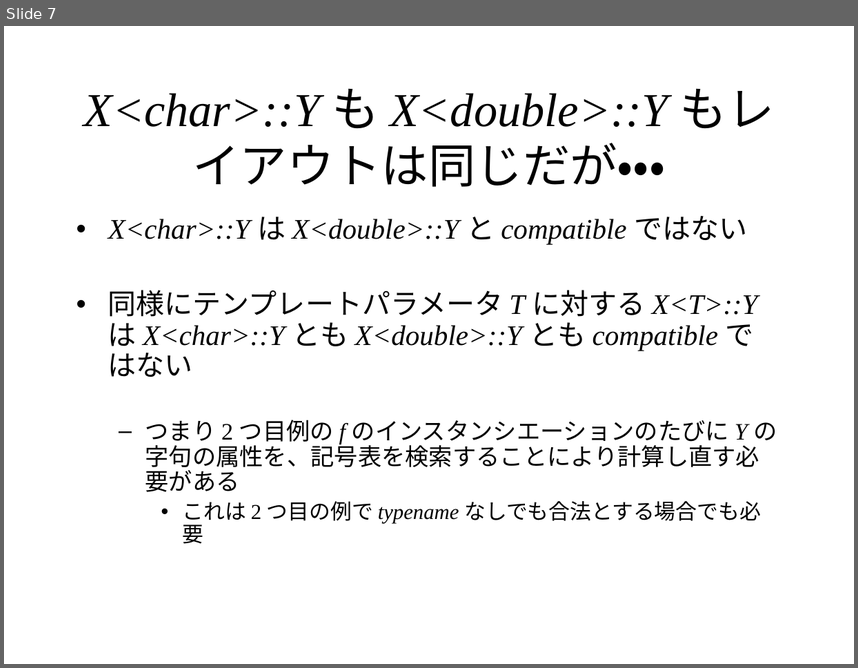
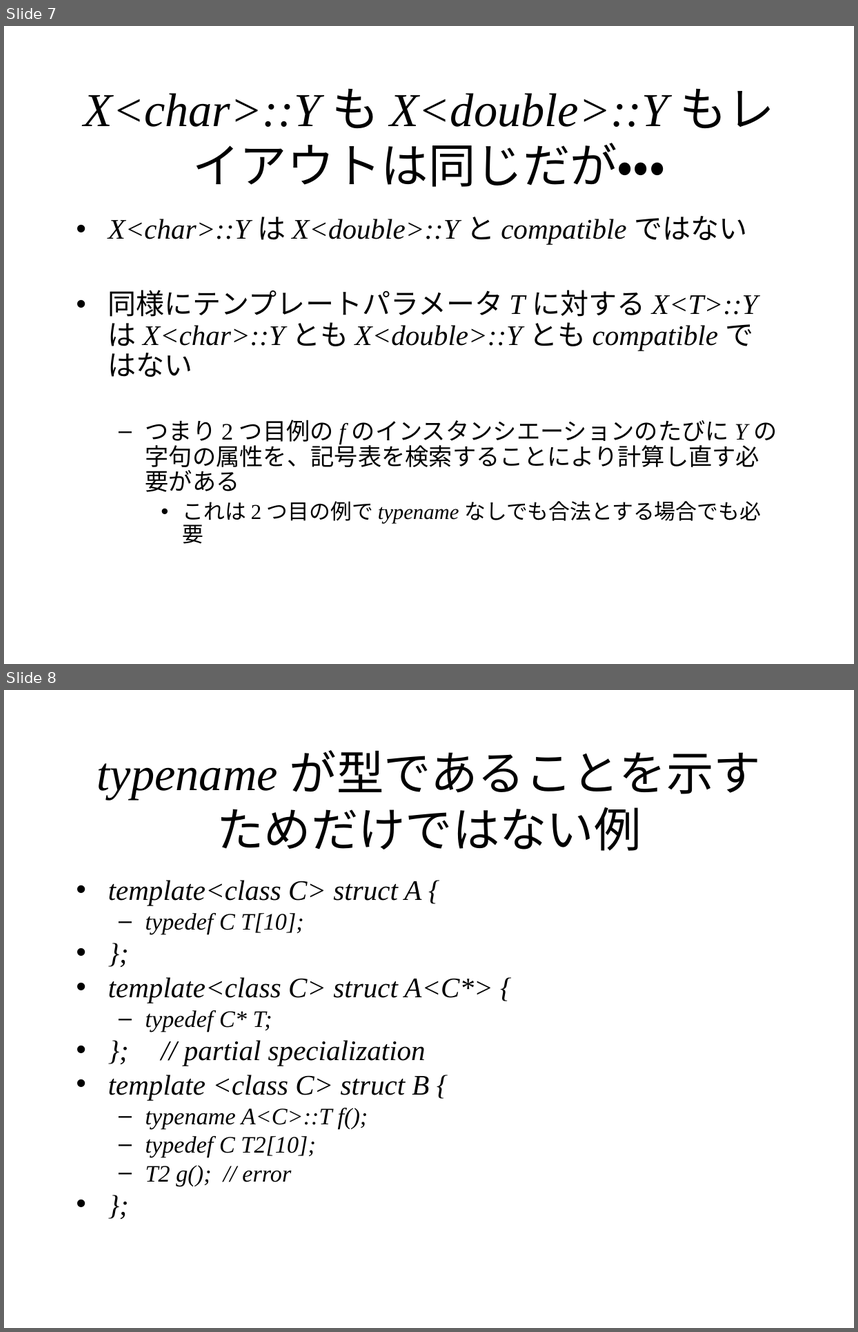
Before and after one commit to KeiHasegawa/cxx_doc, a slide deck: 17_template_typename.ppt. Shown one above the other, each under a label of ours: slide 7 before the commit, slides 7 and 8 after it. The pictures are 858x668 and 858x1332 pixels, drawn with LibreOffice and Linux fonts; fonts in the diff are those of the drawing. Boxes give left, top, right and bottom in pixels: in the first picture for what was removed or moved away, otherwise in the second. Text is boxed around its words. In the diff, an @@ line names an element or a change of style, - is before the commit and + after.

```diff
--- a/17_template_typename.ppt
+++ b/17_template_typename.ppt
@@ slide 8 added at [4,690,854,1328], background #FFFFFF @@
@@ title added at [97,750,761,851], 40 pt, text #000000 @@
+typename が型であることを示すためだけではない例
@@ text added at [108,880,493,1186], 24 pt, text #000000, italic @@
+• template<class C> struct A {
+  – typedef C T[10];
+• };
+• template<class C> struct A<C*> {
+  – typedef C* T;
+• }; // partial specialization
+• template <class C> struct B {
+  – typename A<C>::T f();
+  – typedef C T2[10];
+  – T2 g(); // error
+• };
```
Also in this commit, not shown: 1 slide changed, 1 other slide added, 3 other files.
